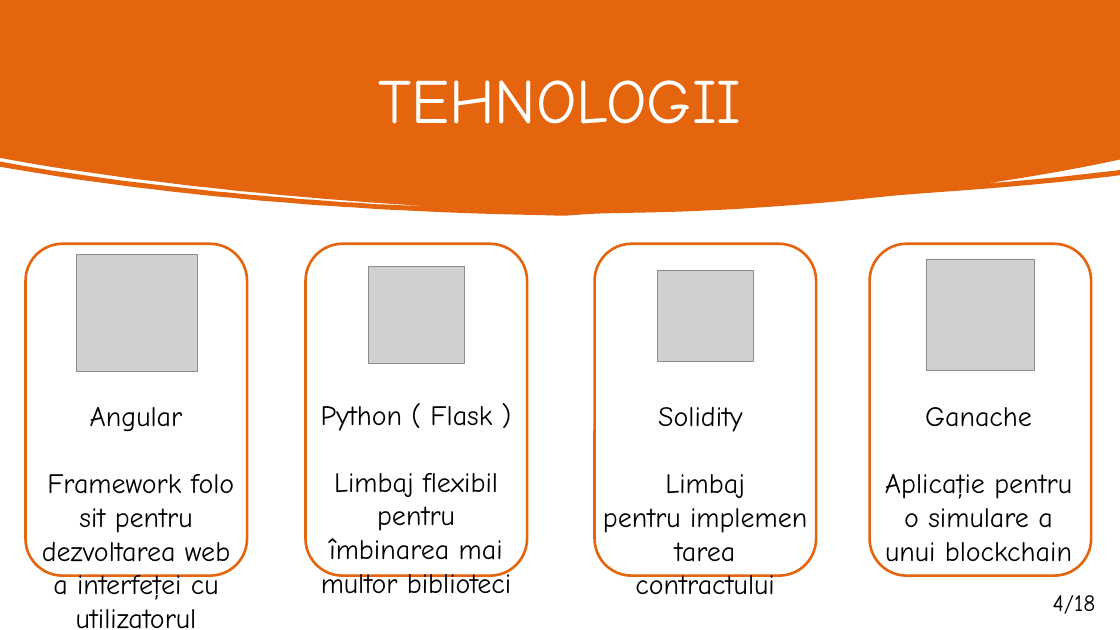
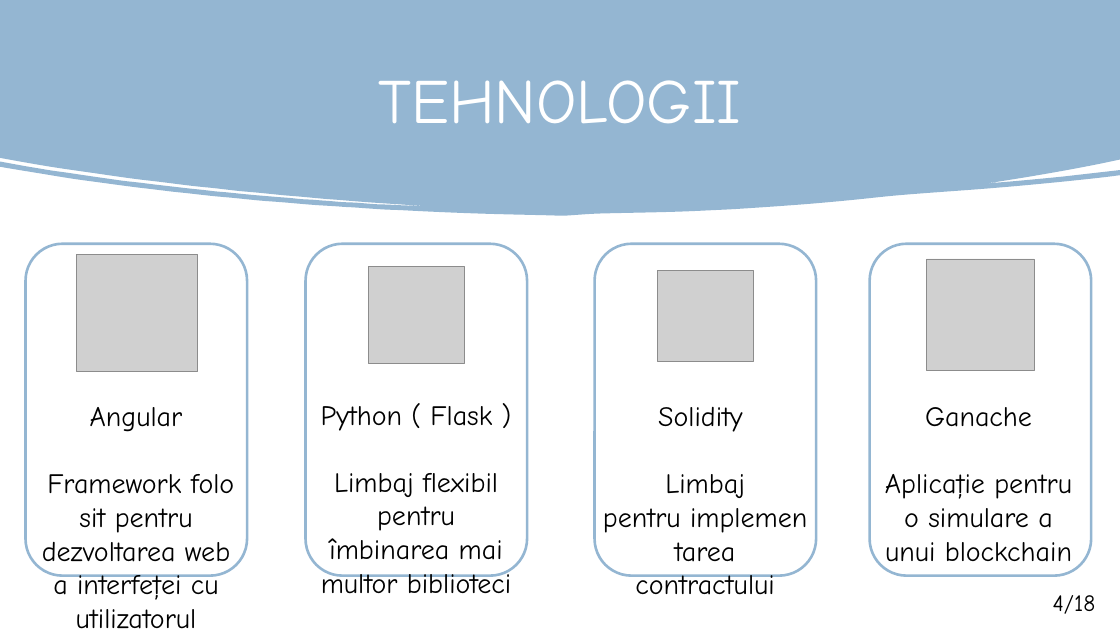
Before and after one commit to matei-rares-a/acas, a slide deck: slide 4 of docs/prezentare/matei_rares_prezentare - Copy.pptx. Drawn at 1120x630 pixels with LibreOffice and Linux fonts; fonts in the diff are those of the drawing; grey boxes stand for pictures. Boxes give left, top, right and bottom in pixels: in the first picture for what was removed or moved away, otherwise in the second. Text is boxed around its words. In the diff, an @@ line names an element or a change of style, - is before the commit and + after.

```diff
--- a/docs/prezentare/matei_rares_prezentare - Copy.pptx
+++ b/docs/prezentare/matei_rares_prezentare - Copy.pptx
@@ freeform shape at bbox=[0, 0, 1120, 216]: fill #E4650E to #94B6D2 @@
@@ outline #E4650E 2.25 pt to #94B6D2 2.25 pt in 4 elements at bbox=[306, 244, 528, 576], bbox=[595, 244, 817, 576], bbox=[25, 244, 247, 576], bbox=[870, 244, 1091, 576] @@
```
Also in this commit, not shown: 15 other slides changed.
